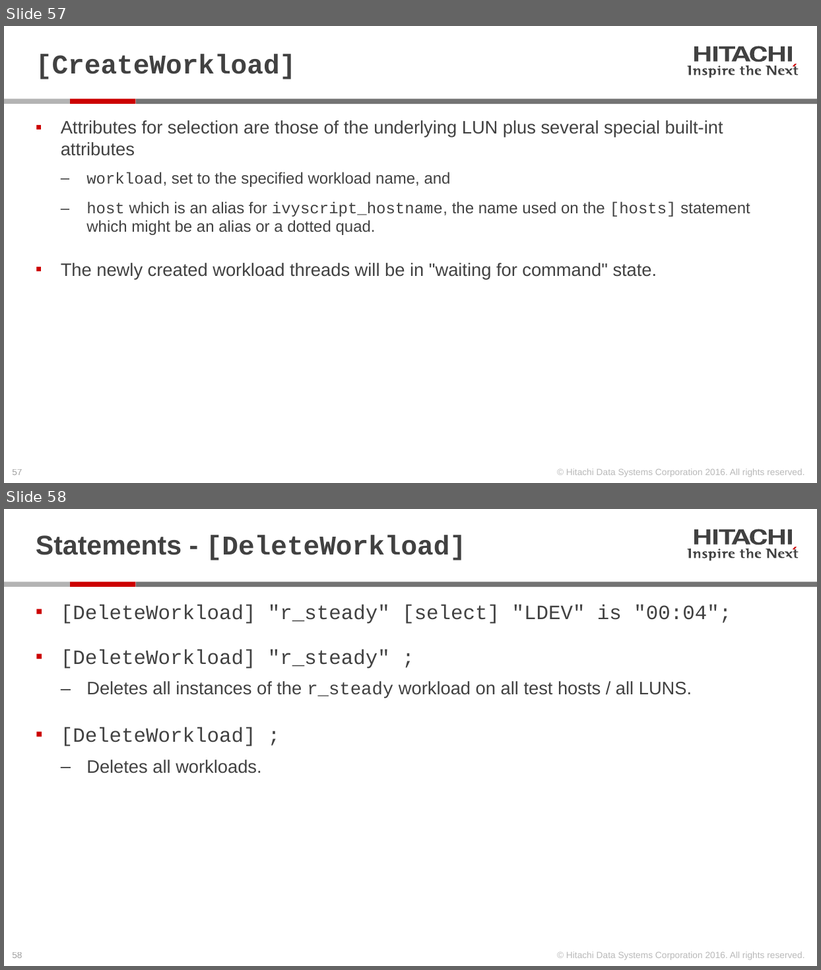
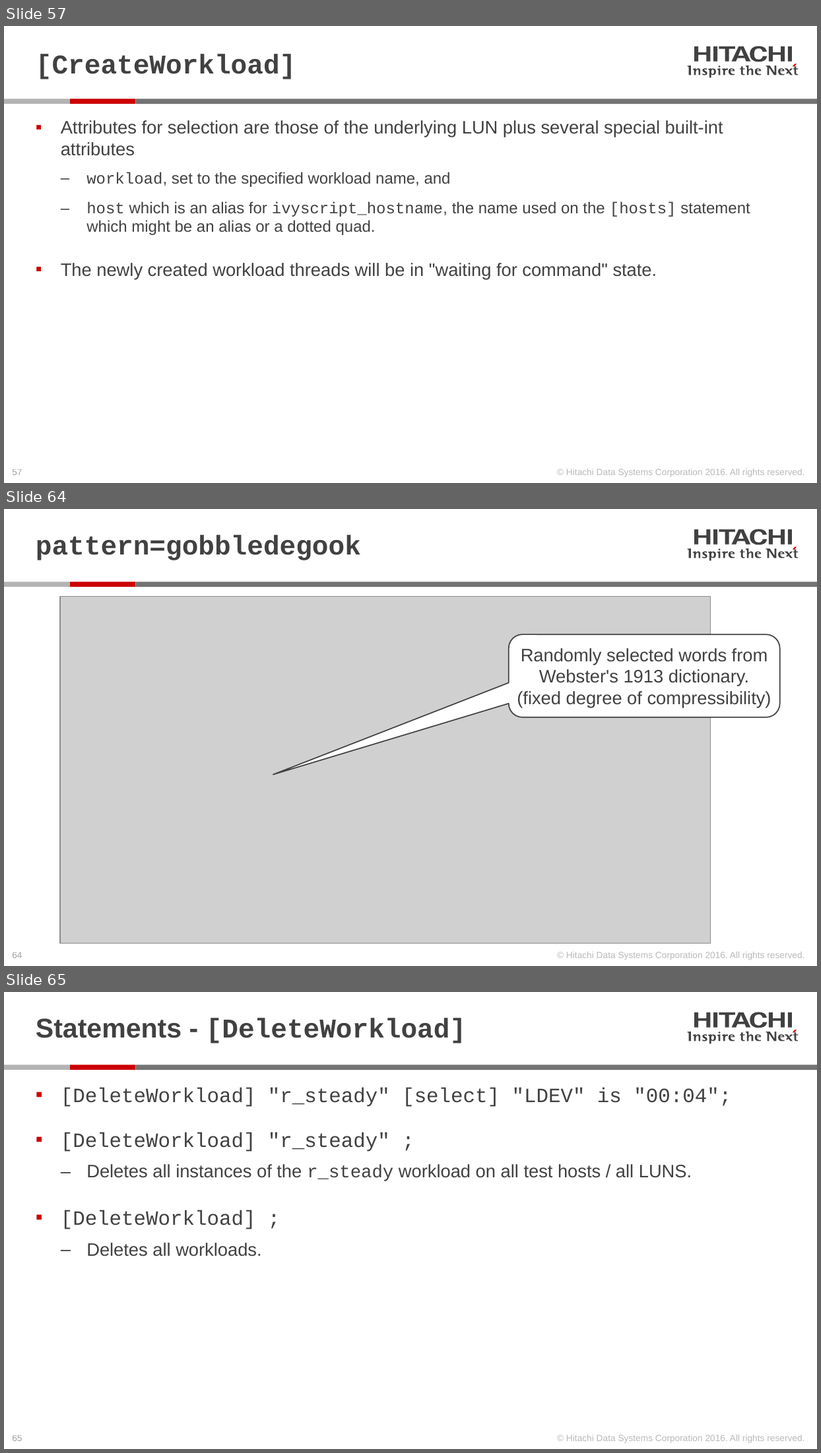
Before and after one commit to Hitachi-Data-Systems/ivy, a slide deck: doc/Programming ivy reference.pptx. Shown one above the other, each under a label of ours: slides 57 and 58 before the commit, slides 57, 64 and 65 after it; the slides between them are not shown. The pictures are 821x970 and 821x1453 pixels, drawn with LibreOffice and Linux fonts; fonts in the diff are those of the drawing; grey boxes stand for pictures. Boxes give left, top, right and bottom in pixels: in the first picture for what was removed or moved away, otherwise in the second. Text is boxed around its words. In the diff, an @@ line names an element or a change of style, - is before the commit and + after.

```diff
--- a/doc/Programming ivy reference.pptx
+++ b/doc/Programming ivy reference.pptx
@@ slide 64 added at bbox=[4, 509, 817, 966], background #FFFFFF; not listed: 28 template elements that a slide beside it also shows @@
@@ title added at bbox=[36, 535, 361, 560], 24 pt, text #414141, bold @@
+pattern=gobbledegook
@@ picture added at bbox=[60, 596, 711, 943] @@
@@ rounded speech box added at bbox=[509, 634, 781, 717], fill #FFFFFF, outline #414141 1 pt, 16 pt, text #414141 @@
+Randomly selected words from Webster's 1913 dictionary.
+(fixed degree of compressibility)
@@ what was slide 58 is now slide 65 @@
@@ page number at bbox=[12, 1436, 22, 1441]: text changed @@
-58
+65
```
Also in this commit, not shown: 1 slide changed, 6 other slides added, 4 other files.
